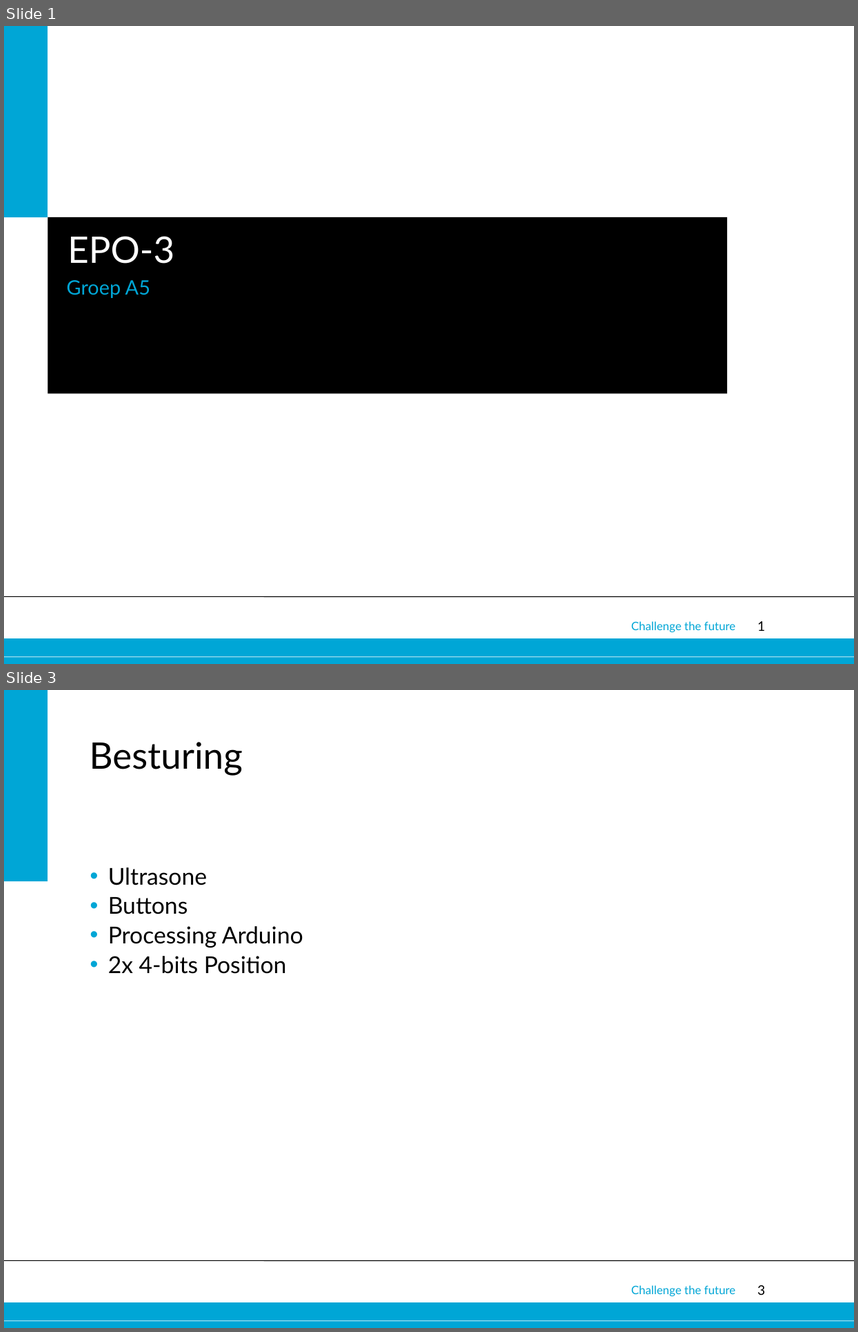
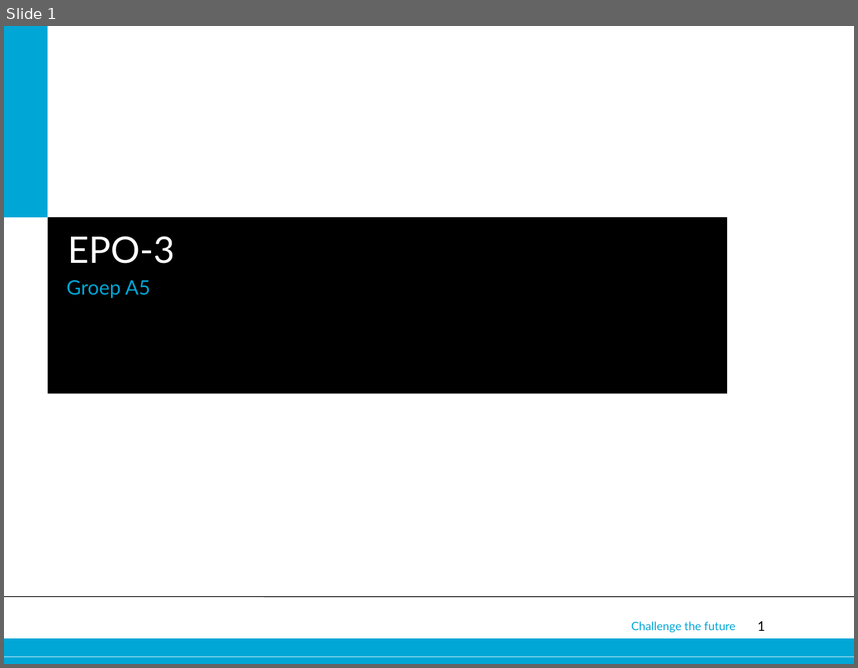
Before and after one commit to 0v3rf10w/epo3a5, a slide deck: Eindpresentatie.pptx. Shown one above the other, each under a label of ours: slides 1 and 3 before the commit, slide 1 after it; the slides between them are not shown. The pictures are 858x1332 and 858x668 pixels, drawn with LibreOffice and Linux fonts; fonts in the diff are those of the drawing; background and template pictures are left out. Boxes give left, top, right and bottom in pixels: in the first picture for what was removed or moved away, otherwise in the second. Text is boxed around its words. In the diff, an @@ line names an element or a change of style, - is before the commit and + after.

```diff
--- a/Eindpresentatie.pptx
+++ b/Eindpresentatie.pptx
@@ slide 3 removed at [4,690,854,1328], background #FFFFFF; not listed: 5 template elements that a slide beside it also shows @@
@@ rectangle removed at [4,690,47,881] @@
@@ title removed at [90,742,243,776] @@
-Besturing
@@ text removed at [108,867,303,974] @@
-• Ultrasone
-• Buttons
-• Processing Arduino
-• 2x 4-bits Position
```
Also in this commit, not shown: 1 slide changed, 2 slides added, 4 other slides removed.
